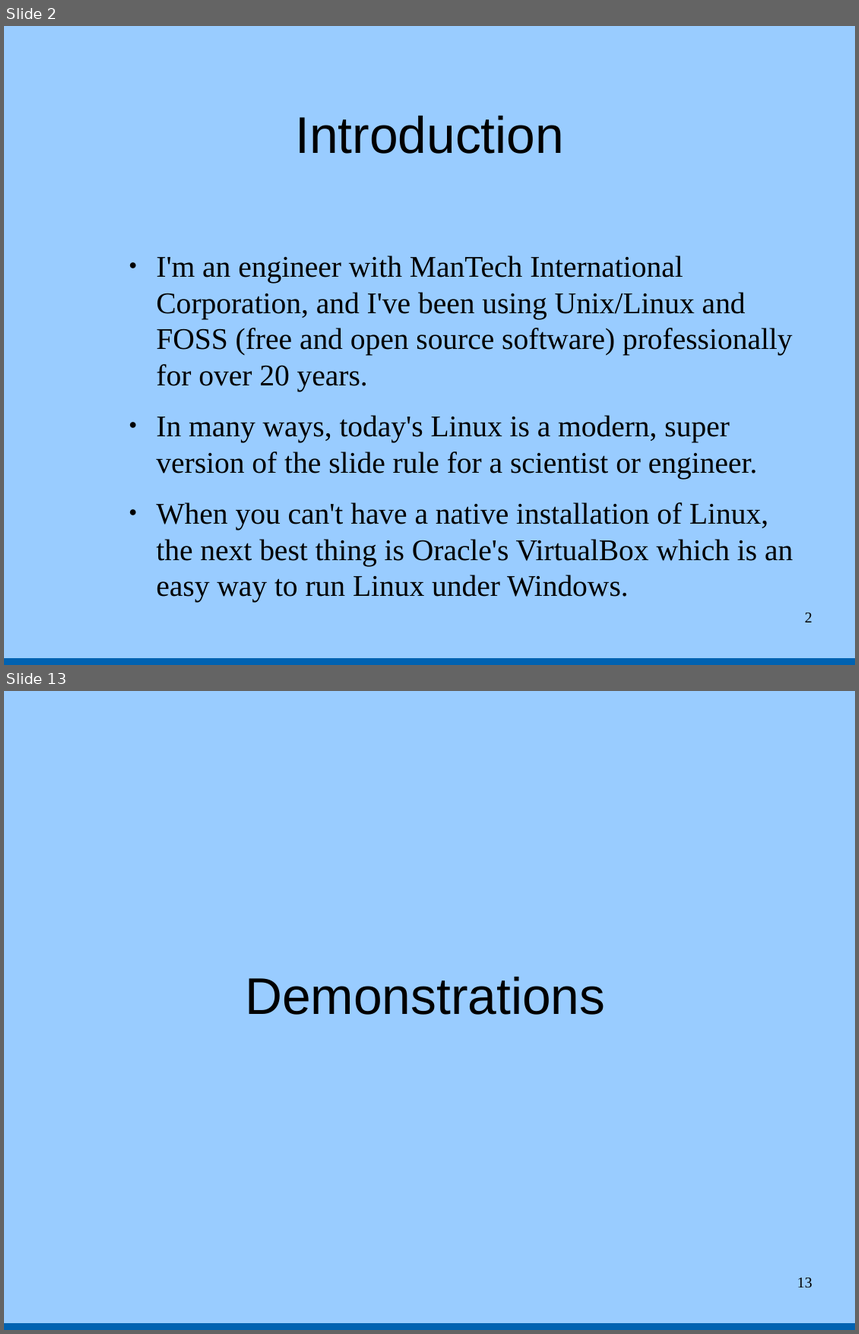
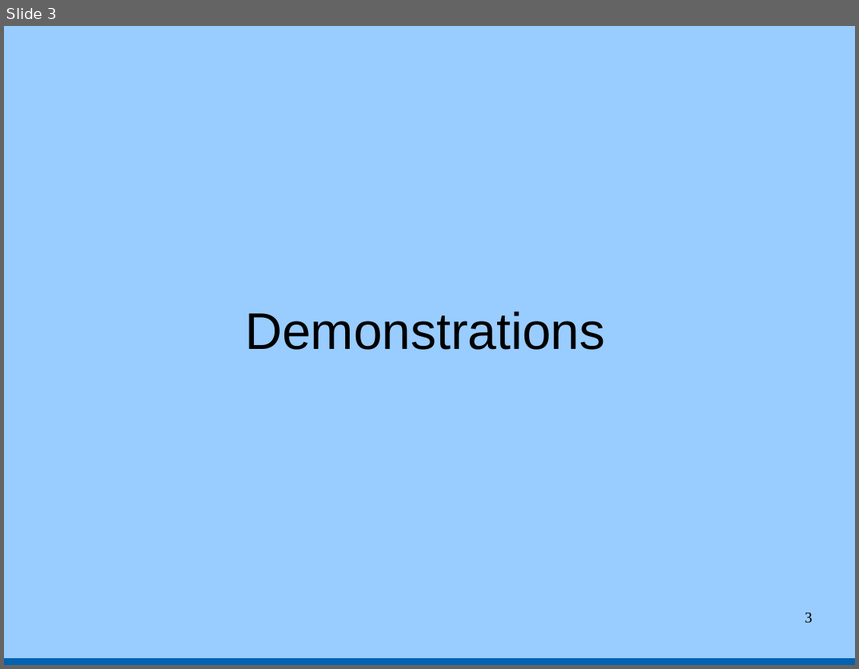
Before and after one commit to tbrowder/nwflug, a slide deck: NWFLUG/mtg-2015-07-06/version-control.odp. Shown one above the other, each under a label of ours: slides 2 and 13 before the commit, slide 3 after it; the slides between them are not shown. The pictures are 859x1334 and 859x669 pixels, drawn with LibreOffice and Linux fonts; fonts in the diff are those of the drawing. Boxes give left, top, right and bottom in pixels: in the first picture for what was removed or moved away, otherwise in the second. Text is boxed around its words. In the diff, an @@ line names an element or a change of style, - is before the commit and + after.

Commit message:
update

```diff
--- a/NWFLUG/mtg-2015-07-06/version-control.odp
+++ b/NWFLUG/mtg-2015-07-06/version-control.odp
@@ slide 2 removed at (x1=4, y1=26, x2=855, y2=665), background #99CCFF; not listed: 1 template element that a slide beside it also shows @@
@@ title removed at (x1=295, y1=116, x2=564, y2=154) @@
-Introduction
@@ text removed at (x1=156, y1=256, x2=793, y2=602) @@
-● I'm an engineer with ManTech International Corporation, and I've been using Unix/Linux and FOSS (free and open source software) professionally for over 20 years.
-● In many ways, today's Linux is a modern, super version of the slide rule for a scientist or engineer.
-● When you can't have a native installation of Linux, the next best thing is Oracle's VirtualBox which is an easy way to run Linux under Windows.
@@ page number removed at (x1=805, y1=613, x2=813, y2=623) @@
-2
@@ what was slide 13 is now slide 3 @@
@@ page number at (x1=805, y1=613, x2=813, y2=623): text changed @@
-13
+3
```
Also in this commit, not shown: 2 slides added, 13 other slides removed.
